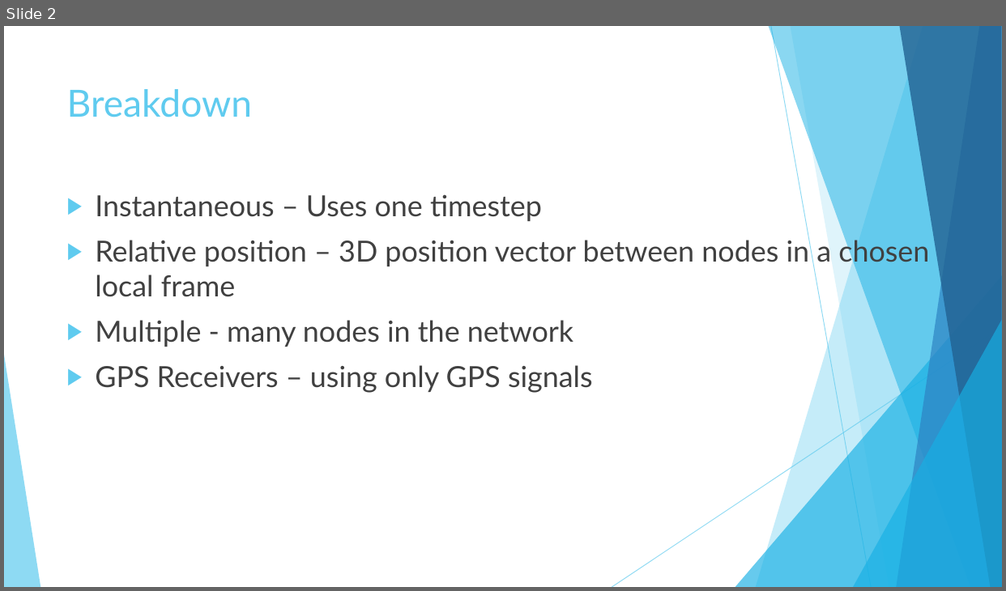
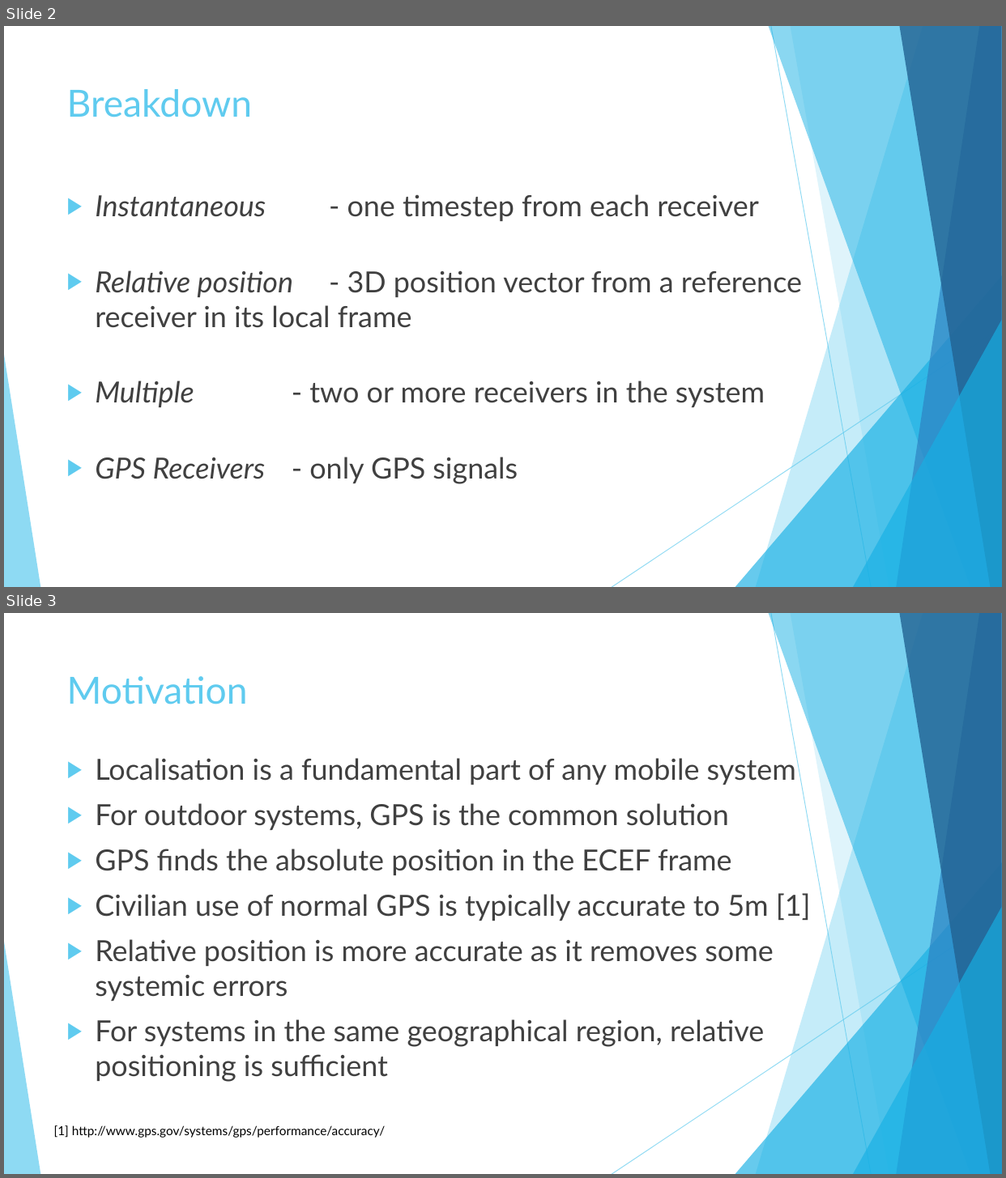
Before and after one commit to Lydia-D/Thesis_GH, a slide deck: Instantaneous Relative Positioning of Multiple GPS Receivers.pptx. Shown one above the other, each under a label of ours: slide 2 before the commit, slides 2 and 3 after it. The pictures are 1006x591 and 1006x1178 pixels, drawn with LibreOffice and Linux fonts; fonts in the diff are those of the drawing. Boxes give left, top, right and bottom in pixels: in the first picture for what was removed or moved away, otherwise in the second. Text is boxed around its words. In the diff, an @@ line names an element or a change of style, - is before the commit and + after.

```diff
--- a/Instantaneous Relative Positioning of Multiple GPS Receivers.pptx
+++ b/Instantaneous Relative Positioning of Multiple GPS Receivers.pptx
@@ slide 3 added at (x1=4, y1=613, x2=1002, y2=1174), background #FFFFFF; not listed: 10 template elements that a slide beside it also shows @@
@@ title added at (x1=67, y1=676, x2=248, y2=705), 36 pt, text #5FCBEF @@
+Motivation
@@ text added at (x1=95, y1=758, x2=811, y2=1082), 28 pt, text #404040 @@
+▶ Localisation is a fundamental part of any mobile system
+▶ For outdoor systems, GPS is the common solution
+▶ GPS finds the absolute position in the ECEF frame
+▶ Civilian use of normal GPS is typically accurate to 5m [1]
+▶ Relative position is more accurate as it removes some systemic errors
+▶ For systems in the same geographical region, relative positioning is sufficient
@@ text added at (x1=54, y1=1126, x2=385, y2=1138), 12 pt, text #000000 @@
+[1] http://www.gps.gov/systems/gps/performance/accuracy/
@@ slide 2 changed as well @@
@@ text at (x1=95, y1=194, x2=802, y2=484): text changed @@
-▶ Instantaneous – Uses one timestep
-▶ Relative position – 3D position vector between nodes in a chosen local frame
-▶ Multiple - many nodes in the network
-▶ GPS Receivers – using only GPS signals
+▶ Instantaneous - one timestep from each receiver
+▶ Relative position - 3D position vector from a reference receiver in its local frame
+▶ Multiple - two or more receivers in the system
+▶ GPS Receivers - only GPS signals
```
Also in this commit, not shown: 1 other slide changed, 13 other slides added, 13 slides removed, 33 other files.
